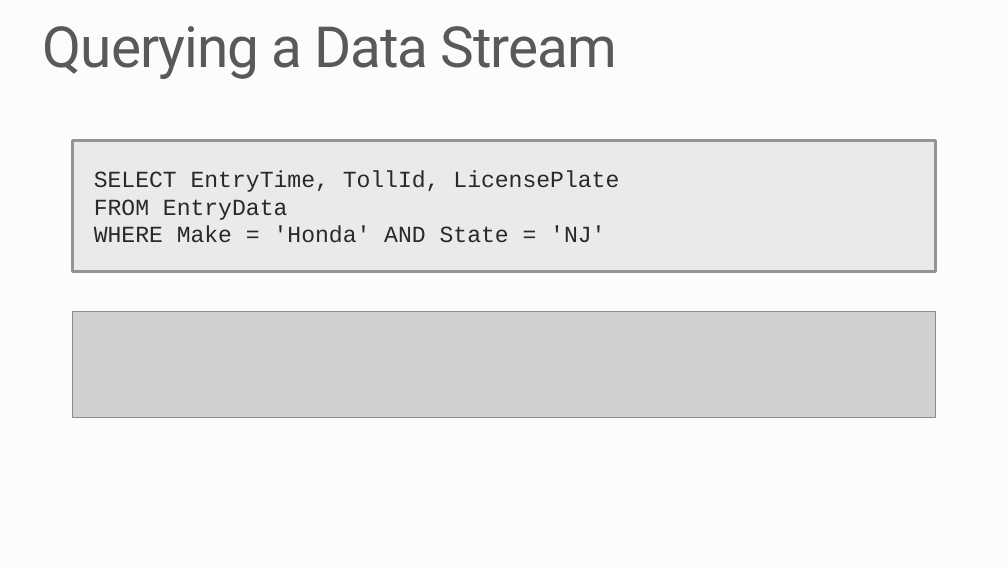
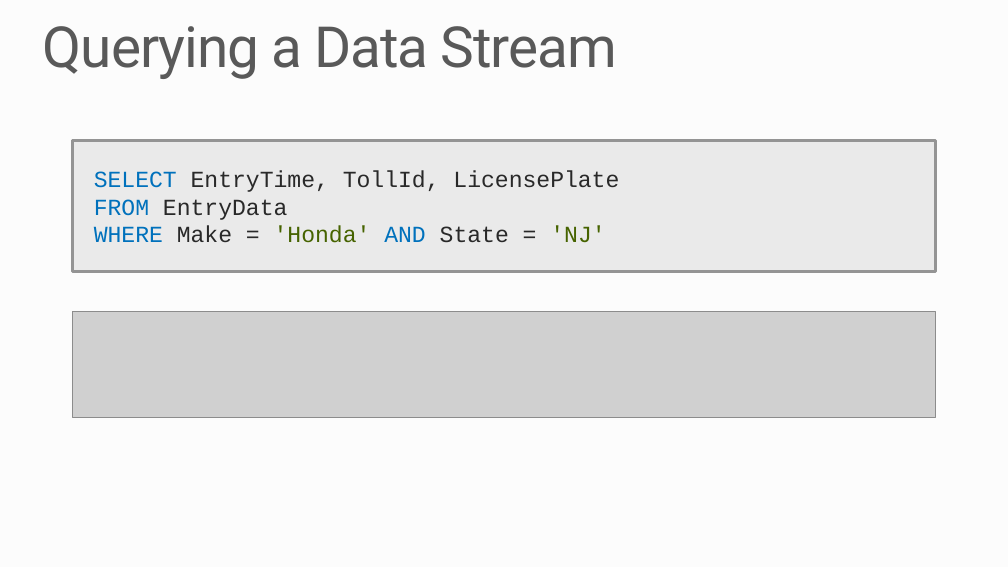
Before and after one commit to MSRConnections/Azure-training-course, a slide deck: slide 4 of Content/Stream Analytics/Azure Stream Analytics.pptx. Drawn at 1008x567 pixels with LibreOffice and Linux fonts; fonts in the diff are those of the drawing; grey boxes stand for pictures; background and template pictures are left out. Boxes give left, top, right and bottom in pixels: in the first picture for what was removed or moved away, otherwise in the second. Text is boxed around its words. In the diff, an @@ line names an element or a change of style, - is before the commit and + after.

Commit message:
Stream Analytics Updates

```diff
--- a/Content/Stream Analytics/Azure Stream Analytics.pptx
+++ b/Content/Stream Analytics/Azure Stream Analytics.pptx
@@ rectangle "SELECT EntryTime, TollId, LicensePlate" at [73, 140, 936, 271]: text colour #292929 to #0071BC in "SELECT", "FROM", "WHERE AND"; text colour #292929 to #466300 in "'Honda' 'NJ'" @@
```
Also in this commit, not shown: 5 other slides changed, 19 other files.
